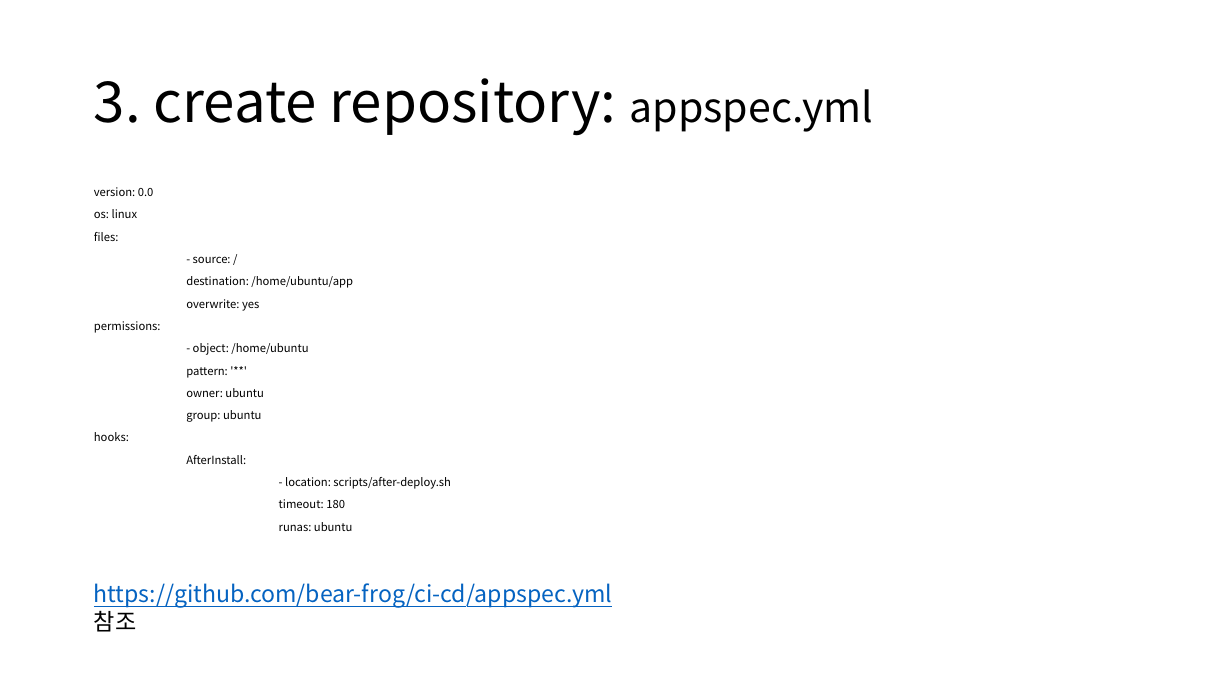
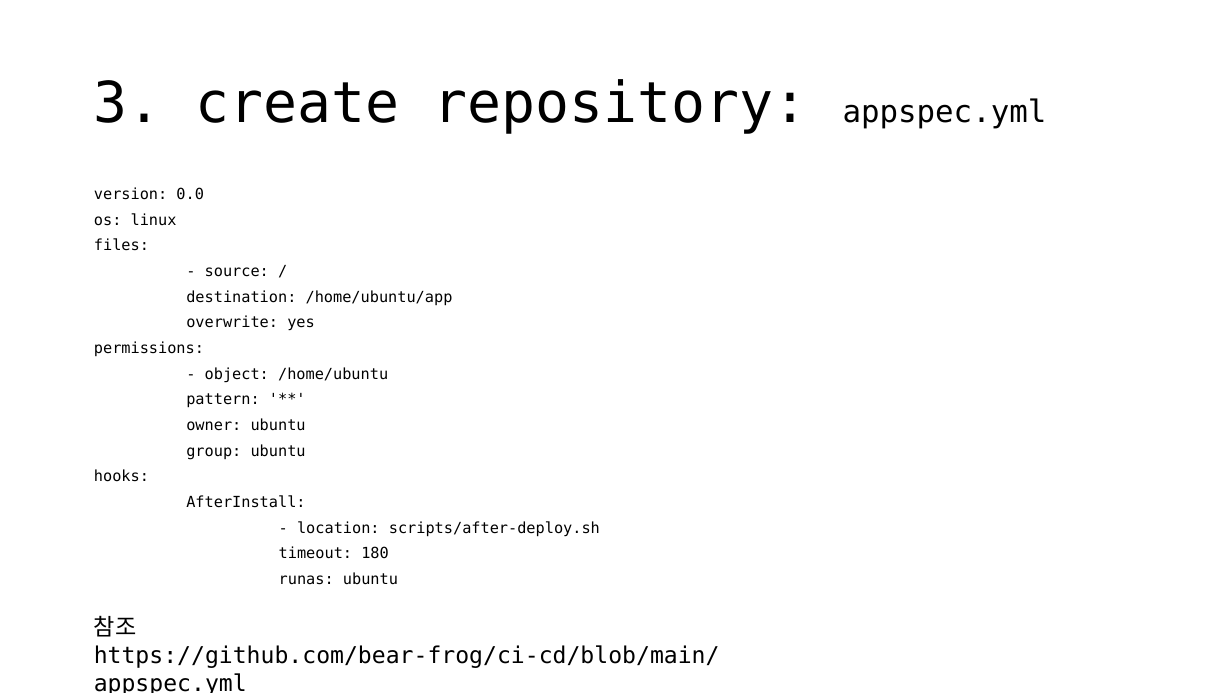
Before and after one commit to Ujin28/ssossotable-team-study, a slide deck: slide 7 of CI-CD/CI-CD.pptx. Drawn at 1232x693 pixels with LibreOffice and Linux fonts; fonts in the diff are those of the drawing. Boxes give left, top, right and bottom in pixels: in the first picture for what was removed or moved away, otherwise in the second. Text is boxed around its words. In the diff, an @@ line names an element or a change of style, - is before the commit and + after.

```diff
--- a/CI-CD/CI-CD.pptx
+++ b/CI-CD/CI-CD.pptx
@@ title "3. create repository: appspec.yml" at <box>94,79,1047,134</box>: size 32 to 24 pt in "appspec.yml"; font Noto Sans CJK KR to DejaVu Sans Mono @@
@@ text "version: 0.0" at <box>94,187,600,585</box>: size 8.8 to 11.9 pt, font Noto Sans CJK KR to DejaVu Sans Mono @@
@@ text at <box>94,615,720,693</box>: text changed; font Noto Sans CJK KR to DejaVu Sans Mono; text colour #0563C1 to #000000 @@
-https://github.com/bear-frog/ci-cd/appspec.yml 참조
+참조
+https://github.com/bear-frog/ci-cd/blob/main/appspec.yml
```
Also in this commit, not shown: 42 other slides changed, 1 slide removed, 1 other file.
